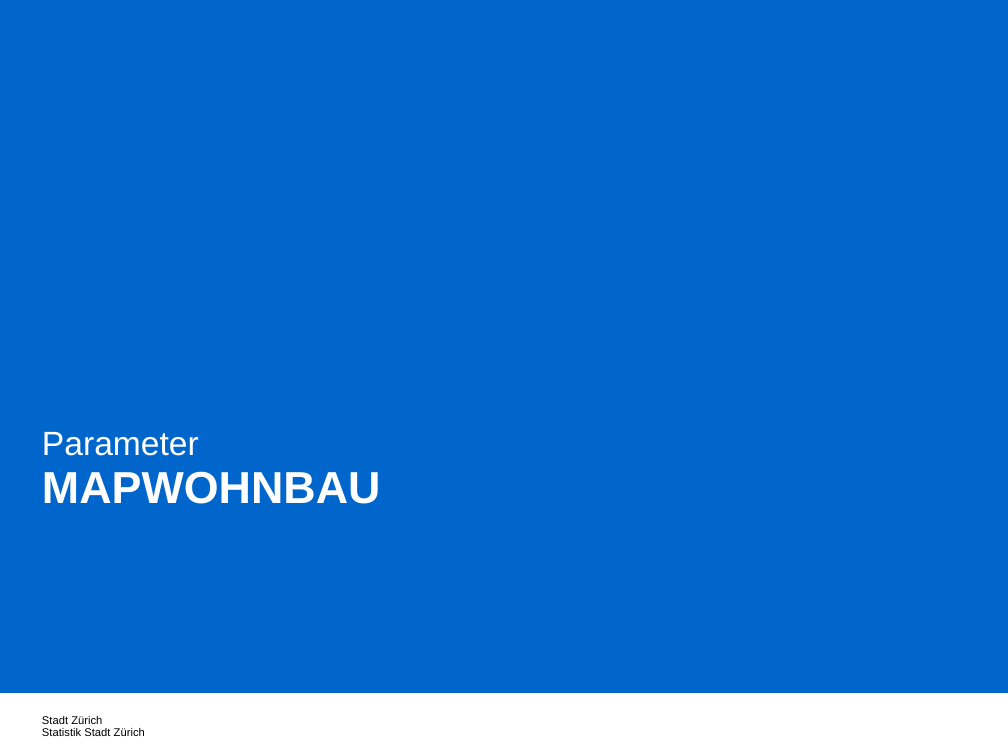
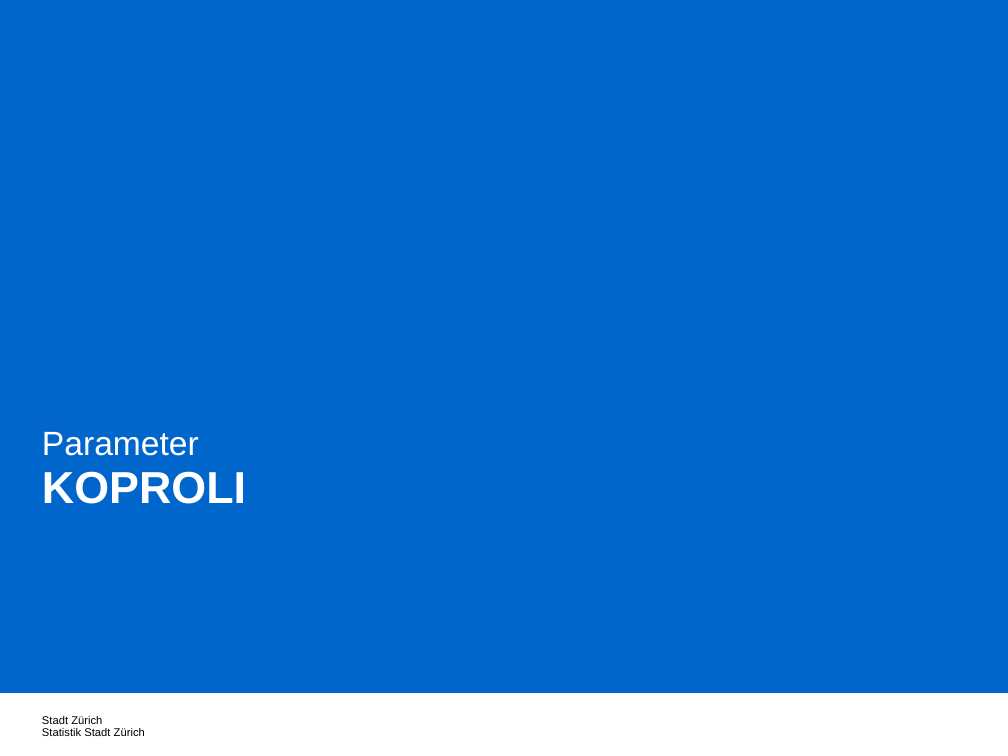
Before and after one commit to StatistikStadtZuerich/BevSzen, a slide deck: slide 97 of 2020phase2/5_Documentation/Concepts-Phase2.pptx (slide 103 before the commit). Drawn at 1008x756 pixels with LibreOffice and Linux fonts; fonts in the diff are those of the drawing. Boxes give left, top, right and bottom in pixels: in the first picture for what was removed or moved away, otherwise in the second. Text is boxed around its words. In the diff, an @@ line names an element or a change of style, - is before the commit and + after.

```diff
--- a/2020phase2/5_Documentation/Concepts-Phase2.pptx
+++ b/2020phase2/5_Documentation/Concepts-Phase2.pptx
@@ text at <box>42,471,246,504</box>: text changed @@
-MAPWOHNBAU
+KOPROLI
```
Also in this commit, not shown: 2 other slides changed, 6 slides removed.
